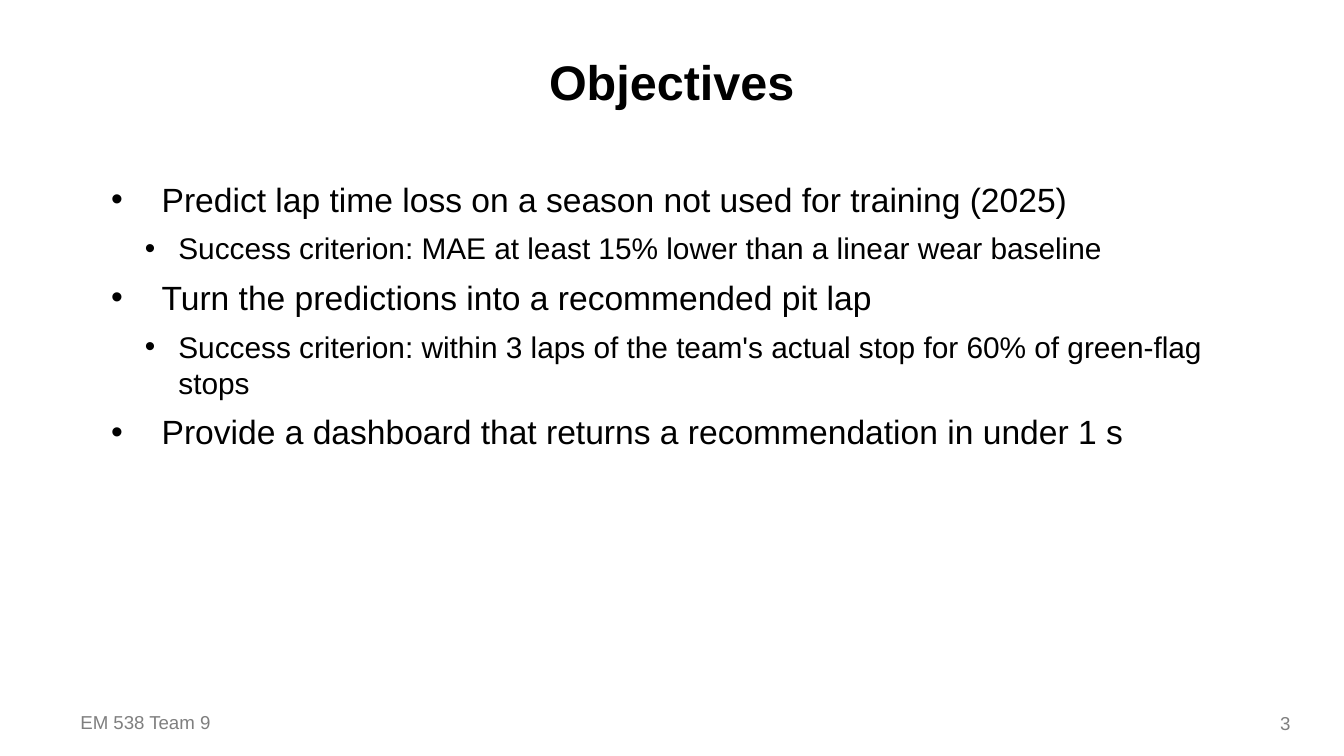
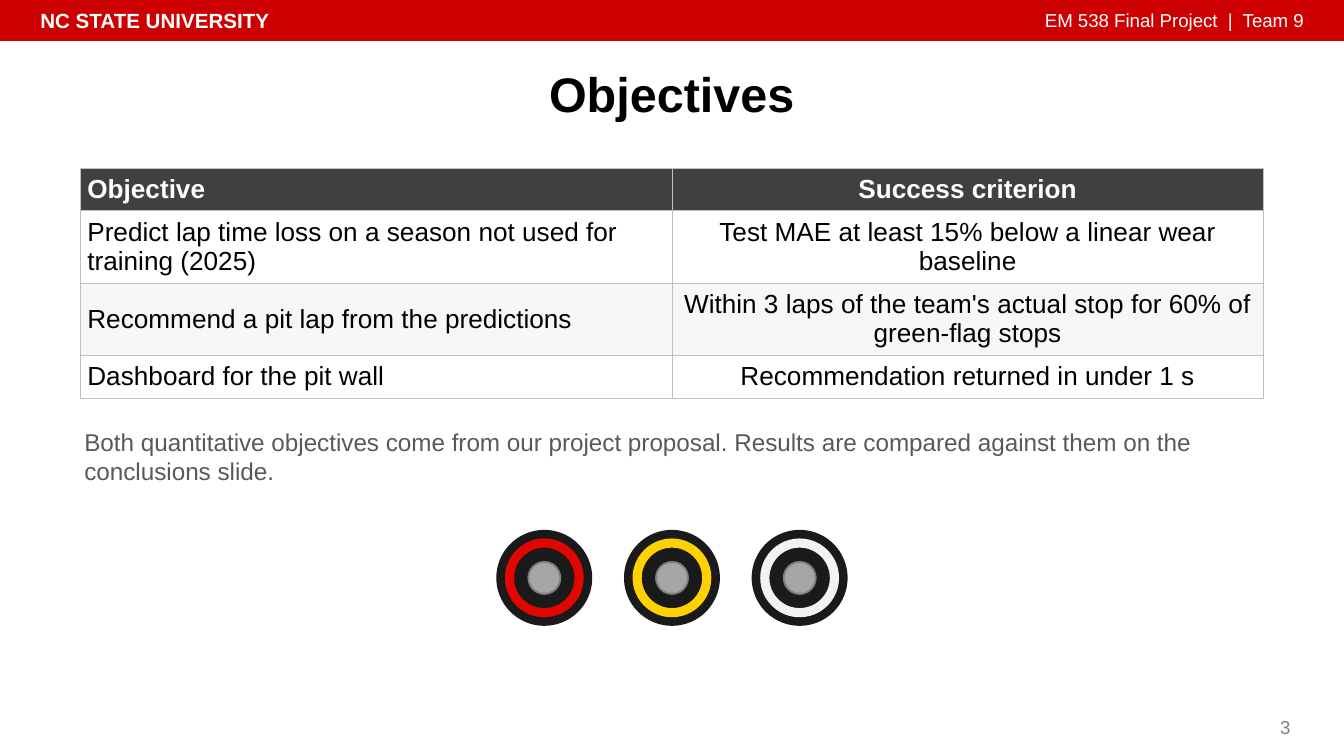
Before and after one commit to isaiahnick/f1-tire-degradation, a slide deck: slide 3 of reports/presentation/PitWall_Final_Presentation.pptx. Drawn at 1344x756 pixels with LibreOffice and Linux fonts; fonts in the diff are those of the drawing. Boxes give left, top, right and bottom in pixels: in the first picture for what was removed or moved away, otherwise in the second. Text is boxed around its words. In the diff, an @@ line names an element or a change of style, - is before the commit and + after.

```diff
--- a/reports/presentation/PitWall_Final_Presentation.pptx
+++ b/reports/presentation/PitWall_Final_Presentation.pptx
@@ rectangle added at (0, 0, 1344, 40), fill #CC0000, outline #CC0000 1 pt @@
@@ text added at (40, 13, 269, 29), 11 pt, text #FFFFFF, bold @@
+NC STATE UNIVERSITY
@@ text at (1045, 13, 1303, 31): text changed; text colour #7F7F7F to #FFFFFF @@
-EM 538 Team 9
+EM 538 Final Project | Team 9
@@ title "Objectives": place and size @@
-title "Objectives" at (549, 65, 794, 109)
+title "Objectives" at (549, 77, 794, 121)
@@ table added at (81, 168, 1263, 395), 4 rows, 2 columns @@
+Objective | Success criterion
+Predict lap time loss on a season not used for training (2025) | Test MAE at least 15% below a linear wear baseline
+Recommend a pit lap from the predictions | Within 3 laps of the team's actual stop for 60% of green-flag stops
+Dashboard for the pit wall | Recommendation returned in under 1 s
@@ text removed at (162, 187, 1201, 445) @@
-• Predict lap time loss on a season not used for training (2025)
-  • Success criterion: MAE at least 15% lower than a linear wear baseline
-• Turn the predictions into a recommended pit lap
-  • Success criterion: within 3 laps of the team's actual stop for 60% of green-flag stops
-• Provide a dashboard that returns a recommendation in under 1 s
@@ text added at (84, 433, 1191, 480), 13 pt, text #595959 @@
+Both quantitative objectives come from our project proposal. Results are compared against them on the conclusions slide.
@@ ellipse added at (497, 531, 591, 625), fill #1A1A1A, outline #1A1A1A 1 pt @@
@@ ellipse added at (625, 531, 719, 625), fill #1A1A1A, outline #1A1A1A 1 pt @@
@@ ellipse added at (753, 531, 847, 625), fill #1A1A1A, outline #1A1A1A 1 pt @@
@@ ellipse added at (509, 543, 579, 613), fill #1A1A1A, outline #E10600 4.9 pt @@
@@ ellipse added at (528, 562, 560, 594), fill #A6A6A6, outline #7F7F7F 1 pt @@
@@ ellipse added at (637, 543, 707, 613), fill #1A1A1A, outline #FFD100 4.9 pt @@
@@ ellipse added at (656, 562, 688, 594), fill #A6A6A6, outline #7F7F7F 1 pt @@
@@ ellipse added at (765, 543, 835, 613), fill #1A1A1A, outline #F2F2F2 4.9 pt @@
@@ ellipse added at (784, 562, 816, 594), fill #A6A6A6, outline #7F7F7F 1 pt @@
@@ page number: place and size @@
-page number at (1280, 717, 1290, 730)
+page number at (1280, 721, 1290, 734)
```
Also in this commit, not shown: 17 other slides changed, 1 slide added, 9 other files.
